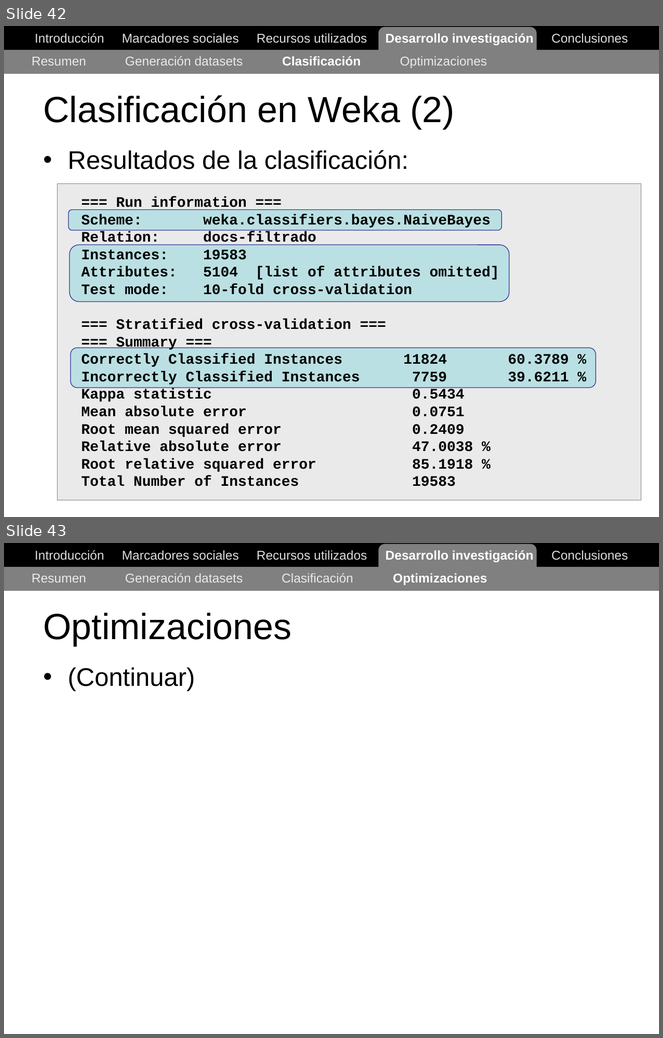
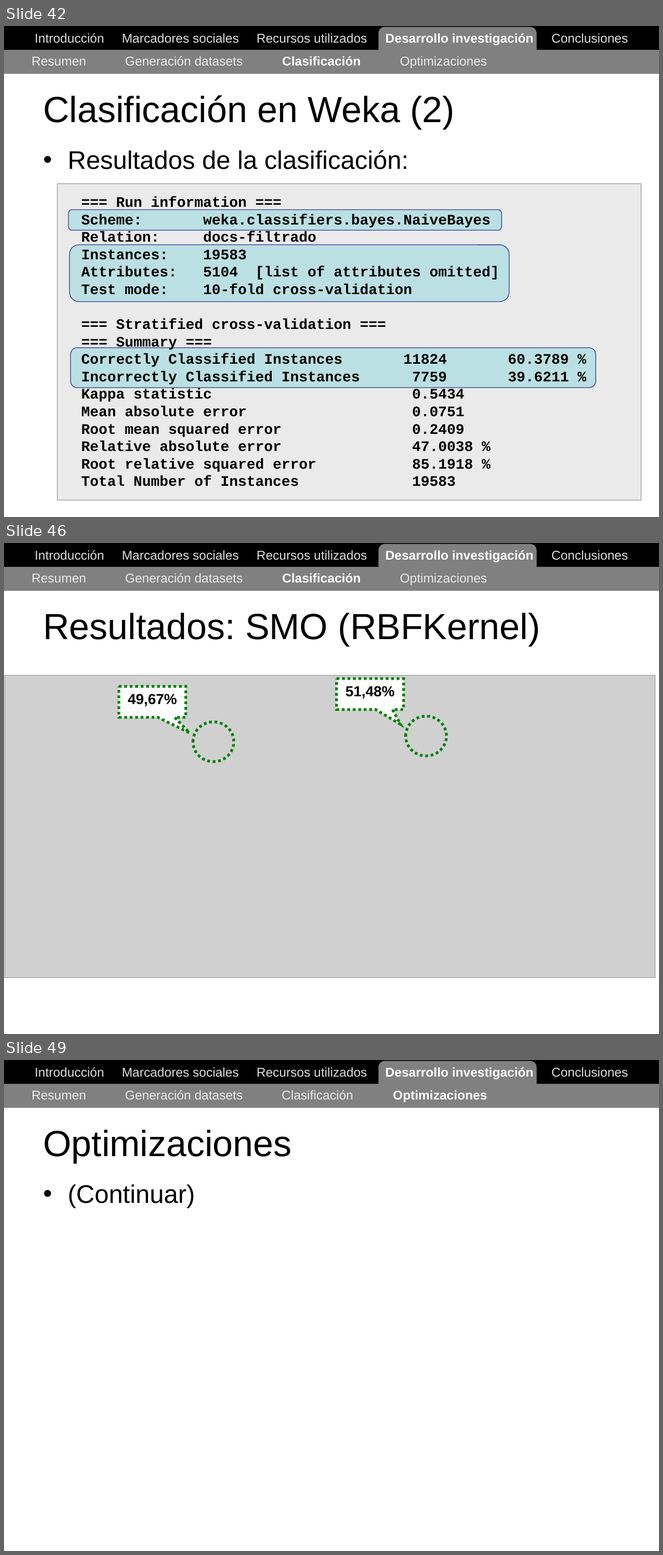
Before and after one commit to ak907kenai/nicotournetesis, a slide deck: docs_trunk/Nicolás Tourné - Presentación Tesis (v1).ppt. Shown one above the other, each under a label of ours: slides 42 and 43 before the commit, slides 42, 46 and 49 after it; the slides between them are not shown. The pictures are 663x1038 and 663x1555 pixels, drawn with LibreOffice and Linux fonts; fonts in the diff are those of the drawing; grey boxes stand for pictures. Boxes give left, top, right and bottom in pixels: in the first picture for what was removed or moved away, otherwise in the second. Text is boxed around its words. In the diff, an @@ line names an element or a change of style, - is before the commit and + after.

```diff
--- a/docs_trunk/Nicolás Tourné - Presentación Tesis (v1).ppt
+++ b/docs_trunk/Nicolás Tourné - Presentación Tesis (v1).ppt
@@ slide 46 added at [4,543,659,1034], background #FFFFFF @@
@@ rectangle added at [4,543,659,566], fill #000000, outline #000000 0.74 pt @@
@@ text added at [35,550,628,562], 14 pt, text #DDDDDD @@
+Introducción Marcadores sociales Recursos utilizados Desarrollo investigación Conclusiones
@@ rounded rectangle added at [379,544,536,583], fill #808080 @@
@@ rectangle added at [4,566,659,590], fill #808080 @@
@@ text added at [32,573,488,585], 14 pt, text #EAEAEA @@
+Resumen Generación datasets Clasificación Optimizaciones
@@ title added at [43,613,541,646], 40 pt, text #000000 @@
+Resultados: SMO (RBFKernel)
@@ picture added at [5,676,655,978] @@
@@ group added at [118,679,446,762]: 2 ellipses, 2 speech boxes @@
+49,67%
+51,48%
@@ what was slide 43 is now slide 49 @@
```
Also in this commit, not shown: 5 other slides added, 1 other file.
